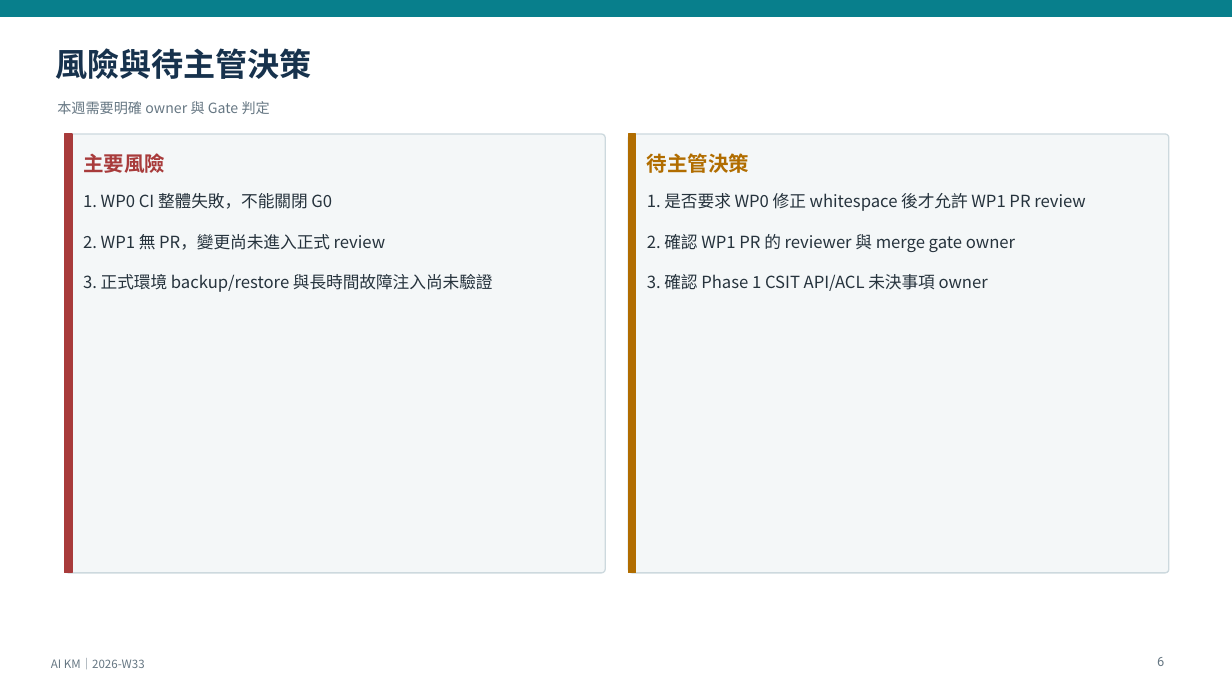
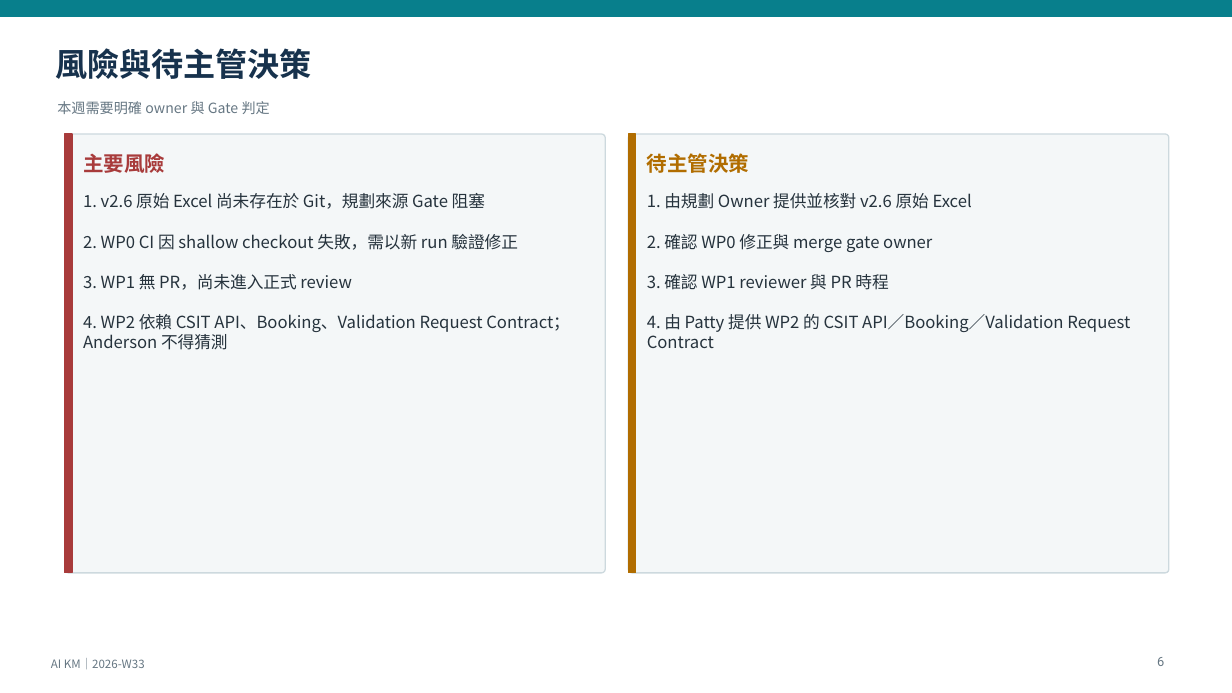
Before and after one commit to kyocarlos/knowledge-base-agent-source, a slide deck: slide 6 of docs/km-modernization/progress/presentations/AI-KM-Weekly-2026-W33.pptx. Drawn at 1232x693 pixels with LibreOffice and Linux fonts; fonts in the diff are those of the drawing. Boxes give left, top, right and bottom in pixels: in the first picture for what was removed or moved away, otherwise in the second. Text is boxed around its words. In the diff, an @@ line names an element or a change of style, - is before the commit and + after.

```diff
--- a/docs/km-modernization/progress/presentations/AI-KM-Weekly-2026-W33.pptx
+++ b/docs/km-modernization/progress/presentations/AI-KM-Weekly-2026-W33.pptx
@@ text at [83,193,570,350]: text changed @@
-1. WP0 CI 整體失敗，不能關閉 G0
-2. WP1 無 PR，變更尚未進入正式 review
-3. 正式環境 backup/restore 與長時間故障注入尚未驗證
+1. v2.6 原始 Excel 尚未存在於 Git，規劃來源 Gate 阻塞
+2. WP0 CI 因 shallow checkout 失敗，需以新 run 驗證修正
+3. WP1 無 PR，尚未進入正式 review
+4. WP2 依賴 CSIT API、Booking、Validation Request Contract；Anderson 不得猜測
@@ text at [647,193,1130,348]: text changed @@
-1. 是否要求 WP0 修正 whitespace 後才允許 WP1 PR review
-2. 確認 WP1 PR 的 reviewer 與 merge gate owner
-3. 確認 Phase 1 CSIT API/ACL 未決事項 owner
+1. 由規劃 Owner 提供並核對 v2.6 原始 Excel
+2. 確認 WP0 修正與 merge gate owner
+3. 確認 WP1 reviewer 與 PR 時程
+4. 由 Patty 提供 WP2 的 CSIT API／Booking／Validation Request Contract
```
Also in this commit, not shown: 6 other slides changed, 12 other files.
